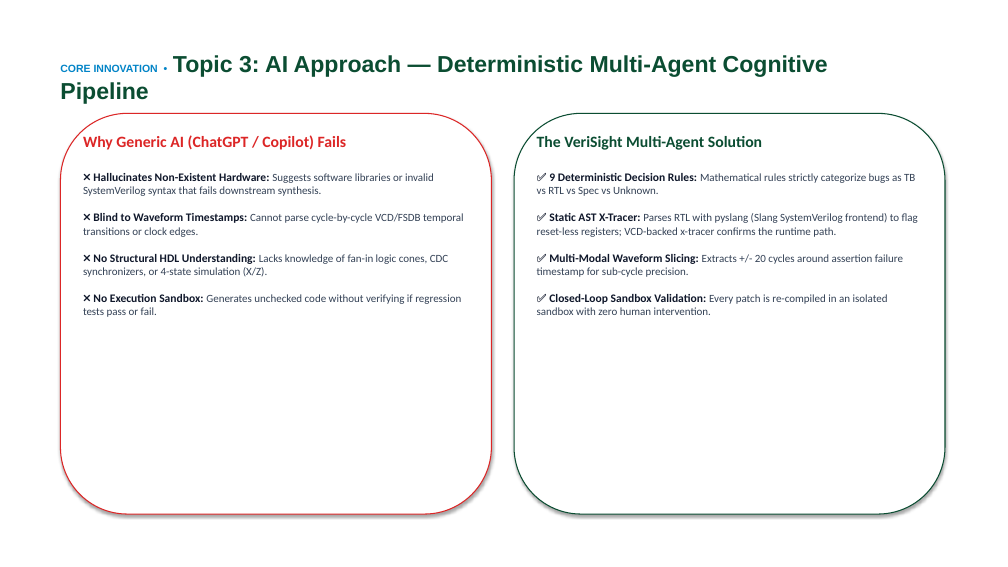
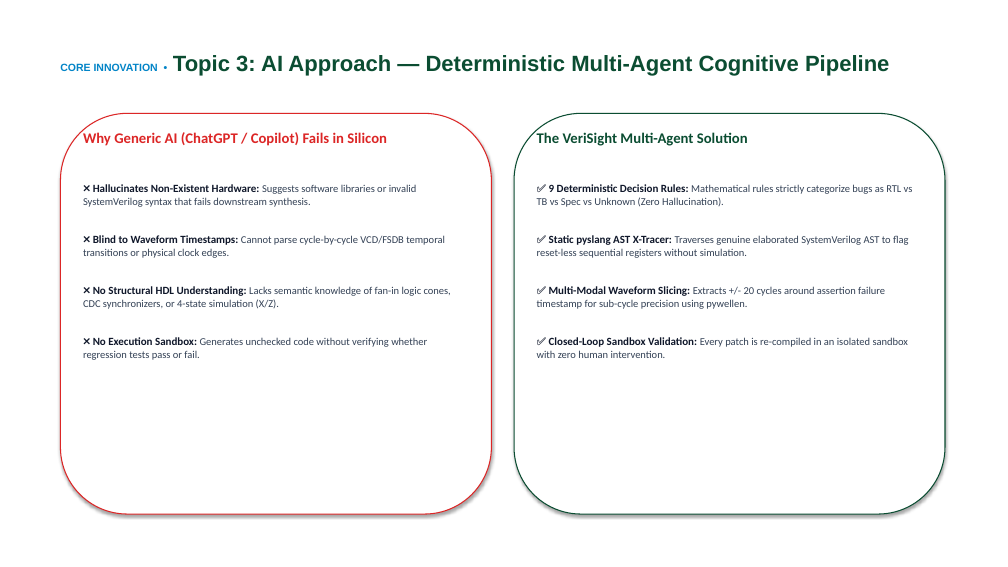
Before and after one commit to KITTUV03/VeriSight, a slide deck: slide 5 of VeriSight_Investor_Presentation.pptx. Drawn at 1008x567 pixels with LibreOffice and Linux fonts; fonts in the diff are those of the drawing; background and template pictures are left out. Boxes give left, top, right and bottom in pixels: in the first picture for what was removed or moved away, otherwise in the second. Text is boxed around its words. In the diff, an @@ line names an element or a change of style, - is before the commit and + after.

```diff
--- a/VeriSight_Investor_Presentation.pptx
+++ b/VeriSight_Investor_Presentation.pptx
@@ text "CORE INNOVATION • Topic 3: ..." at box(60, 55, 889, 76): size 22 to 21 pt in "Topic 3: AI Approach — Deterministic Multi-Agent ..." @@
@@ text at box(83, 130, 387, 146): text changed; size 15 to 14 pt @@
-Why Generic AI (ChatGPT / Copilot) Fails
+Why Generic AI (ChatGPT / Copilot) Fails in Silicon
@@ text at box(537, 132, 908, 358): size 15 to 14 pt in "The VeriSight Multi-Agent Solution"; size 11 to 10.5 pt in "✅ Closed-Loop Sandbox Validation:"; size 10.5 to 10 pt in "Every patch is re-compiled in an isolated ..." @@
@@ text at box(83, 184, 417, 207): size 11 to 10.5 pt in "❌ Hallucinates Non-Existent Hardware:"; size 10.5 to 10 pt in "Suggests software libraries or invalid SystemVerilog syntax ..." @@
@@ text at box(537, 184, 913, 309): text changed; size 10.5 to 10 pt @@
-✅ 9 Deterministic Decision Rules: Mathematical rules strictly categorize bugs as TB vs RTL vs Spec vs Unknown.
-✅ Static AST X-Tracer: Parses RTL with pyslang (Slang SystemVerilog frontend) to flag reset-less registers; VCD-backed x-tracer confirms the runtime path.
-✅ Multi-Modal Waveform Slicing: Extracts +/- 20 cycles around assertion failure timestamp for sub-cycle precision.
+✅ 9 Deterministic Decision Rules: Mathematical rules strictly categorize bugs as RTL vs TB vs Spec vs Unknown (Zero Hallucination).
+✅ Static pyslang AST X-Tracer: Traverses genuine elaborated SystemVerilog AST to flag reset-less sequential registers without simulation.
+✅ Multi-Modal Waveform Slicing: Extracts +/- 20 cycles around assertion failure timestamp for sub-cycle precision using pywellen.
@@ text at box(83, 235, 451, 360): text changed; size 10.5 to 10 pt @@
-❌ Blind to Waveform Timestamps: Cannot parse cycle-by-cycle VCD/FSDB temporal transitions or clock edges.
-❌ No Structural HDL Understanding: Lacks knowledge of fan-in logic cones, CDC synchronizers, or 4-state simulation (X/Z).
-❌ No Execution Sandbox: Generates unchecked code without verifying if regression tests pass or fail.
+❌ Blind to Waveform Timestamps: Cannot parse cycle-by-cycle VCD/FSDB temporal transitions or physical clock edges.
+❌ No Structural HDL Understanding: Lacks semantic knowledge of fan-in logic cones, CDC synchronizers, or 4-state simulation (X/Z).
+❌ No Execution Sandbox: Generates unchecked code without verifying whether regression tests pass or fail.
```
Also in this commit, not shown: 19 other slides changed, 2 slides added, 2 slides removed, 2 other files.
